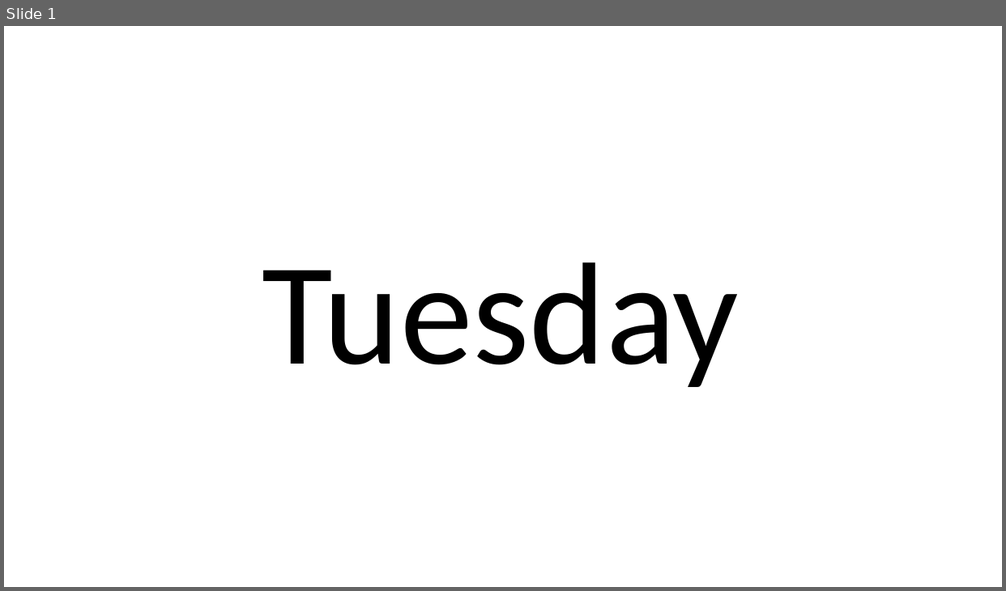
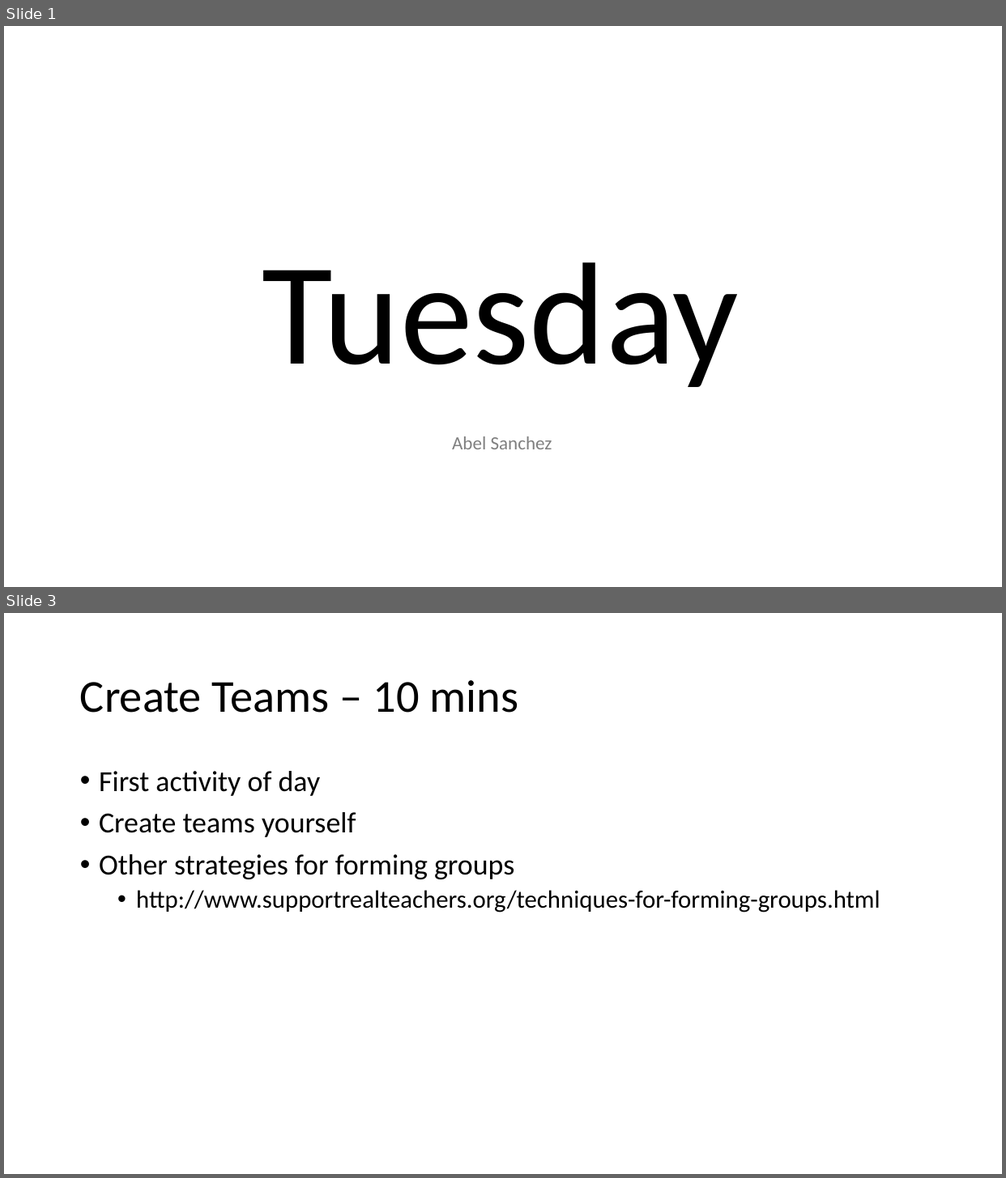
Before and after one commit to heaps/workshop, a slide deck: 02_tuesday/tuesday.pptx. Shown one above the other, each under a label of ours: slide 1 before the commit, slides 1 and 3 after it; the slides between them are not shown. The pictures are 1006x591 and 1006x1178 pixels, drawn with LibreOffice and Linux fonts; fonts in the diff are those of the drawing. Boxes give left, top, right and bottom in pixels: in the first picture for what was removed or moved away, otherwise in the second. Text is boxed around its words. In the diff, an @@ line names an element or a change of style, - is before the commit and + after.

```diff
--- a/02_tuesday/tuesday.pptx
+++ b/02_tuesday/tuesday.pptx
@@ slide 3 added at (4, 613, 1002, 1174), background #FFFFFF @@
@@ title added at (80, 680, 518, 713), 44 pt, text #000000 @@
+Create Teams – 10 mins
@@ text added at (99, 771, 880, 913), 24 pt, text #000000 @@
+• First activity of day
+• Create teams yourself
+• Other strategies for forming groups
+  • http://www.supportrealteachers.org/techniques-for-forming-groups.html
@@ slide 1 changed as well @@
@@ text added at (452, 437, 552, 450), 18 pt, text #808080 @@
+Abel Sanchez
```
Also in this commit, not shown: 28 other slides added, 16 other files.
